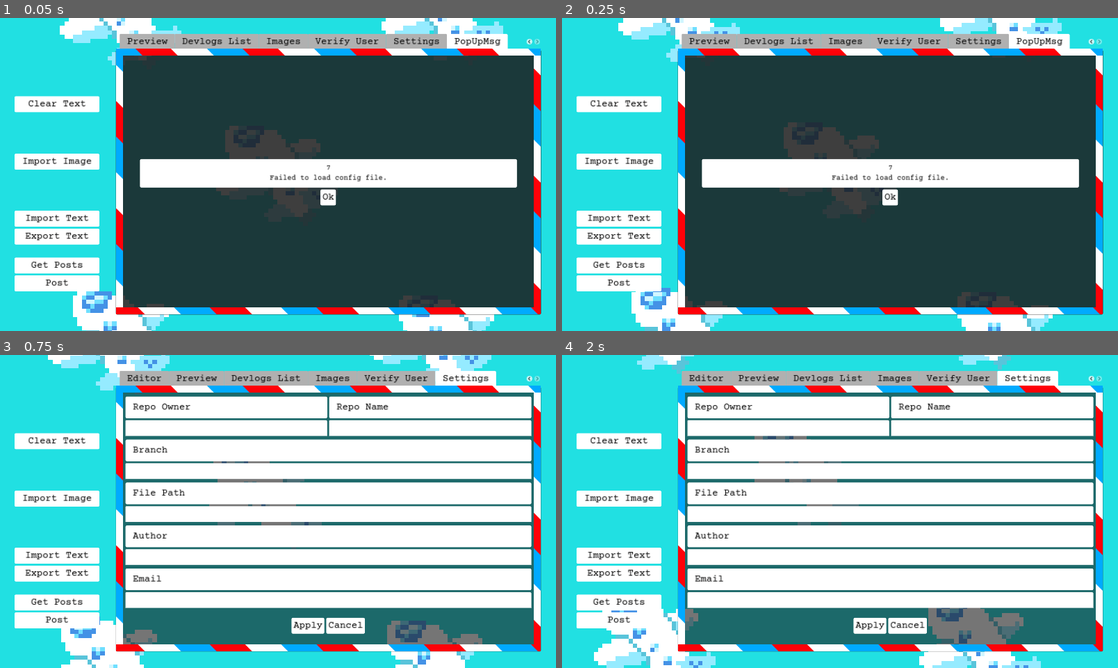
Above: before the commit, frames 1-4 (two rows, left to right).
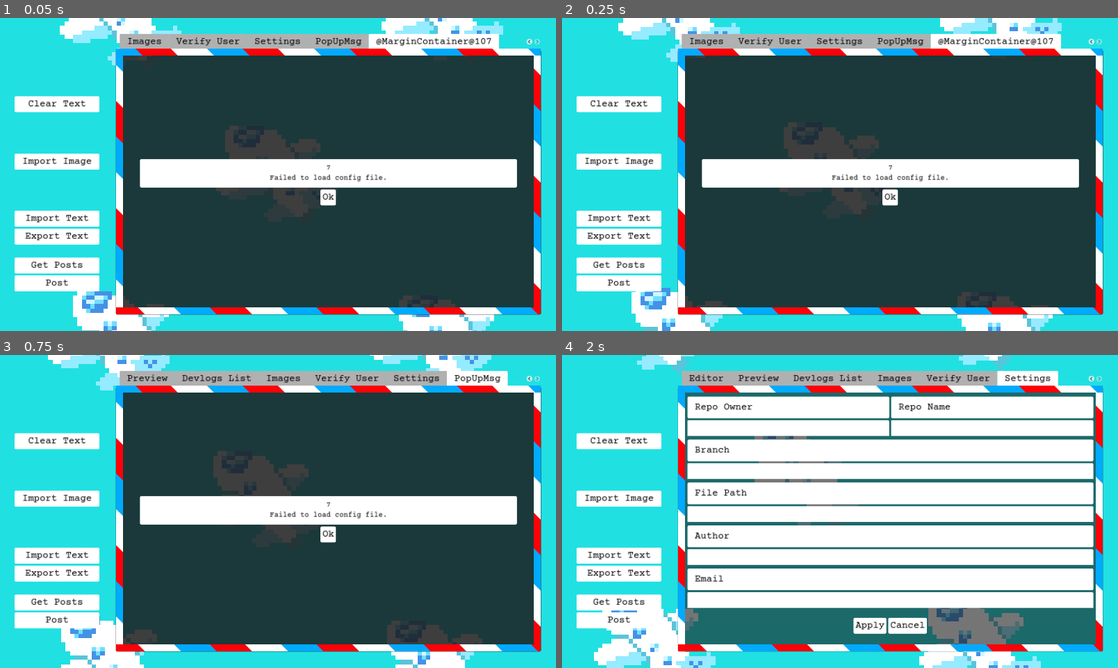
Above: after the commit, the same moments.

Repository: jennyton88/devlogs-maker
Game: Godot game, scene res://scenes/devlogs.tscn
The game is run twice, just before and just after one commit, with the same random seed, the same clock (stepped at 60 frames per second) and the same inputs.
Inputs (mouse positions are in pixels of both pictures, inside the frame that each line leads up to):
- Up to frame 1 (0.05 s): no input
- Up to frame 2 (0.25 s): no input
- Up to frame 3 (0.75 s): click "Ok" at 0.5 s
- Up to frame 4 (2 s): click (890, 533) at 1.25 s, where only the run after the commit has a clickable "Ok"

The runs differ from the first frame. In frame 1, 1.2% of the frame differs, in the area x 22-92%, y 5-10%; in frame 2, 1.2%; in frame 3, 56%, in the area x 20-98%, y 5-95%; in frame 4, nothing differs.
Error before the commit: Invalid access to property or key 'text' on a base object of type 'Array'. (res://scripts/components/popup_msg.gd:21)

Commit message:
popup signals replaced in verify user

Diff:
--- a/scenes/verify_user.tscn
+++ b/scenes/verify_user.tscn
@@ -1,8 +1,7 @@
-[gd_scene load_steps=5 format=3 uid="uid://b7134j8afntpo"]
+[gd_scene load_steps=4 format=3 uid="uid://b7134j8afntpo"]
 
 [ext_resource type="Theme" uid="uid://bg45fa5ynd7fs" path="res://assets/themes/theme_mail.tres" id="1_oeo4h"]
 [ext_resource type="Script" path="res://scripts/verify_user.gd" id="1_wpyrc"]
-[ext_resource type="PackedScene" uid="uid://cg4nnfhi2bqyp" path="res://scenes/components/popup_msg.tscn" id="3_dgs37"]
 
 [sub_resource type="StyleBoxFlat" id="StyleBoxFlat_3pf87"]
 bg_color = Color(1, 1, 1, 1)
@@ -122,7 +121,3 @@
 size_flags_stretch_ratio = 0.1
 
 [node name="ExpireTimer" type="Timer" parent="."]
-
-[node name="PopUpMsg" parent="." instance=ExtResource("3_dgs37")]
-visible = false
-layout_mode = 2
--- a/scripts/verify_user.gd
+++ b/scripts/verify_user.gd
@@ -14,9 +14,6 @@
 # Labels =====
 @onready var code_label = $HBC1/VBC1/Code;
 @onready var expire_label = $HBC1/VBC1/Expiration;
-
-# Popup Msg ==
-@onready var popup = $PopUpMsg;
 
 # Link ======
 @onready var verify_link = $HBC1/VBC1/SendToVerify;
@@ -68,7 +65,7 @@
 
 	# allow user to restart setup_tokens
 	if error != OK:
-		create_error_popup(error, AppInfo.ErrorType.ConfigError);
+		get_parent().create_error_popup(error, AppInfo.ErrorType.ConfigError);
 		return;
 
 	check_access.uri = "https://github.com/settings/connections/applications/%s" % config.get_value("app_info", "app_client_id");
@@ -105,7 +102,7 @@
 	var error = config.load("user://config.cfg");
 
 	if error != OK:
-		create_error_popup(error, AppInfo.ErrorType.ConfigError);
+		get_parent().create_error_popup(error, AppInfo.ErrorType.ConfigError);
 		return;
 
 	var app_name = config.get_value("app_info", "app_name");
@@ -130,7 +127,7 @@
 	error = h_client.request(url, headers, HTTPClient.METHOD_POST, queries);
 
 	if (error != OK):
-		create_error_popup(error, AppInfo.ErrorType.HTTPError);
+		get_parent().create_error_popup(error, AppInfo.ErrorType.HTTPError);
 		request_code.disabled = false;
 
 
@@ -152,7 +149,7 @@
 	var error = config.load('user://config.cfg');
 
 	if error != OK:
-		create_error_popup(error, AppInfo.ErrorType.ConfigError);
+		get_parent().create_error_popup(error, AppInfo.ErrorType.ConfigError);
 		return;
 
 	# client secret not needed since using device flow
@@ -188,7 +185,7 @@
 	error = h_client.request(url, headers, HTTPClient.METHOD_POST, queries);
 
 	if (error != OK):
-		create_error_popup(error, AppInfo.ErrorType.HTTPError);
+		get_parent().create_error_popup(error, AppInfo.ErrorType.HTTPError);
 		request_code.disabled = false;
 
 
@@ -210,7 +207,7 @@
 
 
 func _on_expire_timeout() -> void:
-	create_notif_popup("Expired code\nRequest user code again");
+	get_parent().create_notif_popup("Expired code\nRequest user code again");
 	request_code.disabled = false;
 
 
@@ -224,7 +221,7 @@
 		HTTPClient.RESPONSE_OK:
 			allow_user_to_verify(response);
 		_:
-			create_notif_popup("%d Error\n Result %d" % [response_code, result]);
+			get_parent().create_notif_popup("%d Error\n Result %d" % [response_code, result]);
 
 
 func _on_http_poll_completed(result, response_code, _headers, body):
@@ -255,7 +252,7 @@
 					_:
 						error_msg += "Error!\n%s" % response["error"];
 
-				create_notif_popup(error_msg);
+				get_parent().create_notif_popup(error_msg);
 
 				return;
 
@@ -263,7 +260,7 @@
 			var error = config.load('user://config.cfg');
 
 			if error != OK:
-				create_notif_popup("%d\nFailed to load config file. Token: %s, Refresh: %s" % [error, response["access_token"], response["refresh_token"]]);
+				get_parent().create_notif_popup("%d\nFailed to load config file. Token: %s, Refresh: %s" % [error, response["access_token"], response["refresh_token"]]);
 				return;
 
 			config.set_value("user_info", "user_token", response["access_token"]);
@@ -280,41 +277,16 @@
 			expire_label.text = Time.get_datetime_string_from_datetime_dict(config.get_value("user_info", "user_token_expiration"), false);
 			refresh_token.disabled = true;
 
-			create_notif_popup("Completed Poll Verification!");
+			get_parent().create_notif_popup("Completed Poll Verification!");
 
 			enable_buttons.emit();
 		_:
-			create_notif_popup("%d\n Result %d" % [response_code, result]);
+			get_parent().create_notif_popup("%d\n Result %d" % [response_code, result]);
 
 
 # ============================
 # ===== Helper Functions =====
 # ============================
-
-# Popup
-
-func create_notif_popup(code_text: String):
-	get_node("PopUpMsg").create_popup(
-		code_text,
-		{'yes': ["Ok", _on_hide_popup]},
-		AppInfo.MsgType.Notification
-	);
-
-
-func _on_hide_popup() -> void:
-	get_node("PopUpMsg").exit();
-
-
-func create_error_popup(error_code: Error, error_type: AppInfo.ErrorType):
-	var error_msg = "%d\n" % error_code;
-
-	match error_type:
-		AppInfo.ErrorType.ConfigError:
-			error_msg += "Failed to load config file.";
-		AppInfo.ErrorType.HTTPError:
-			error_msg += "Couldn't perform HTTP request.";
-
-	create_notif_popup(error_msg);
 
 
 func check_expiration(deadline: Dictionary) -> bool:
@@ -458,7 +430,7 @@
 func failed_checks(result: int, response_code: int):
 	if (result != OK):
 		var error_result = "%d\nHTTP request response error.\nResult %d" % [response_code, result];
-		create_notif_popup(error_result);
+		get_parent().create_notif_popup(error_result);
 		return true;
 
 
